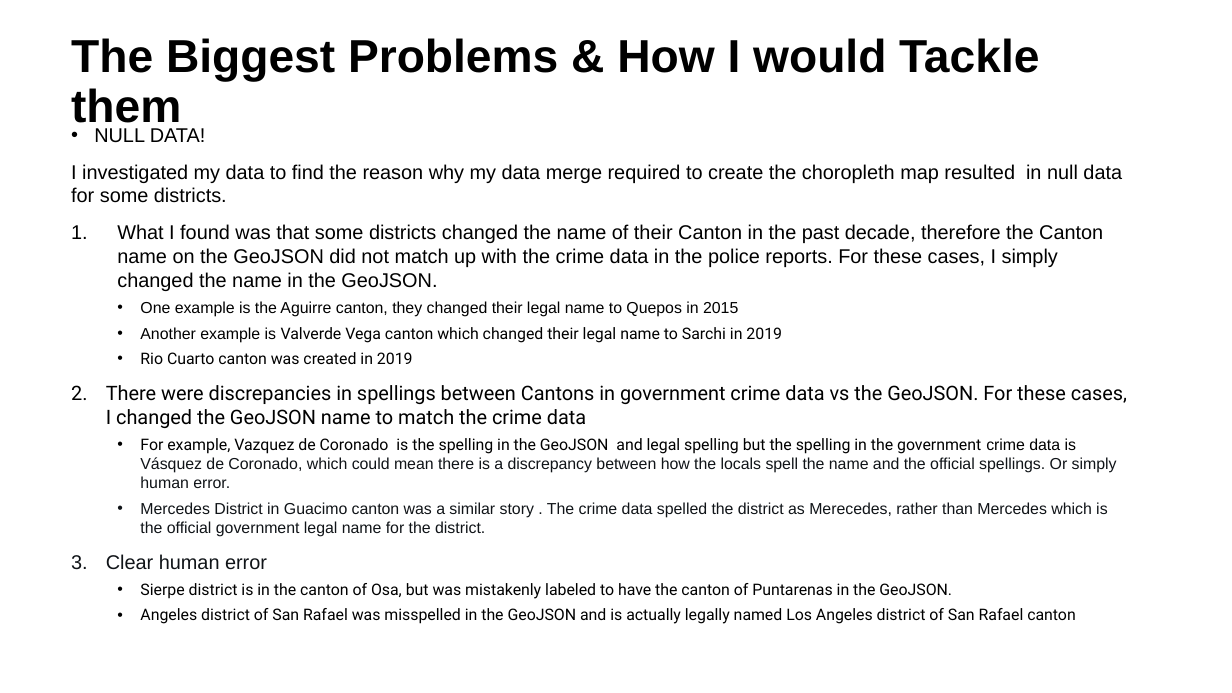
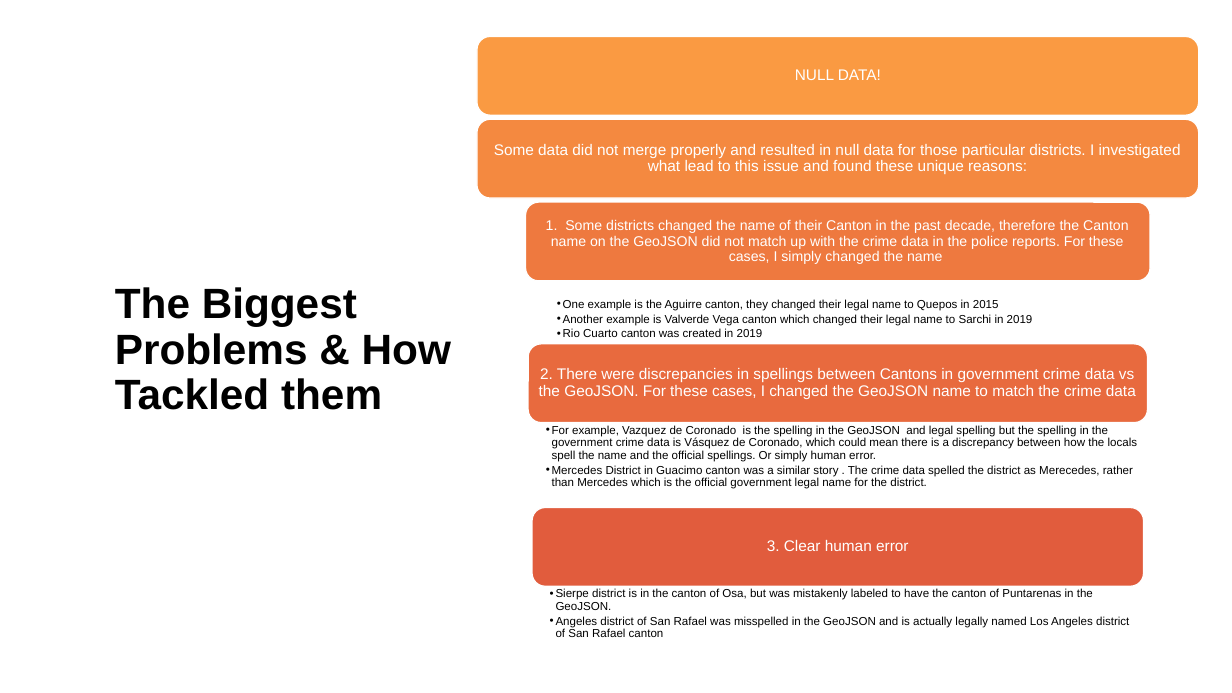
Before and after one commit to jennymorganryan/Crime-in-Costa-Rica, a slide deck: slide 6 of Costa RIca Crime Data Visualization Web Application.pptx (slide 5 before the commit). Drawn at 1232x693 pixels with LibreOffice and Linux fonts; fonts in the diff are those of the drawing. Boxes give left, top, right and bottom in pixels: in the first picture for what was removed or moved away, otherwise in the second. Text is boxed around its words. In the diff, an @@ line names an element or a change of style, - is before the commit and + after.

Commit message:
Updated Powerpoint

```diff
--- a/Costa RIca Crime Data Visualization Web Application.pptx
+++ b/Costa RIca Crime Data Visualization Web Application.pptx
@@ text removed at (71, 128, 1127, 624) @@
-• NULL DATA!
-I investigated my data to find the reason why my data merge required to create the choropleth map resulted in null data for some districts.
-1. What I found was that some districts changed the name of their Canton in the past decade, therefore the Canton name on the GeoJSON did not match up with the crime data in the police reports. For these cases, I simply changed the name in the GeoJSON.
-    • One example is the Aguirre canton, they changed their legal name to Quepos in 2015
-    • Another example is Valverde Vega canton which changed their legal name to Sarchi in 2019
-    • Rio Cuarto canton was created in 2019
-2. There were discrepancies in spellings between Cantons in government crime data vs the GeoJSON. For these cases, I changed the GeoJSON name to match the crime data
-    • For example, Vazquez de Coronado is the spelling in the GeoJSON and legal spelling but the spelling in the government crime data is Vásquez de Coronado, which could mean there is a discrepancy between how the locals spell the name and the official spellings. Or simply human error.
-    • Mercedes District in Guacimo canton was a similar story . The crime data spelled the district as Merecedes, rather than Mercedes which is the official government legal name for the district.
-3. Clear human error
-    • Sierpe district is in the canton of Osa, but was mistakenly labeled to have the canton of Puntarenas in the GeoJSON.
-    • Angeles district of San Rafael was misspelled in the GeoJSON and is actually legally named Los Angeles district of San Rafael canton
@@ title "The Biggest Problems & How ..." at (115, 287, 451, 410): vertical alignment top to bottom @@
@@ title at (115, 287, 451, 410): text changed; size 36 to 33 pt @@
-The Biggest Problems & How I would Tackle them
+The Biggest Problems & How Tackled them
@@ group added at (477, 36, 1199, 637): 8 texts, 5 rounded rectangles @@
+NULL DATA!
+Some data did not merge properly and resulted in null data for those particular districts. I investigated what lead to this issue and found these unique reasons:
+1. Some districts changed the name of their Canton in the past decade, therefore the Canton name on the GeoJSON did not match up with the crime data in the police reports. For these cases, I simply changed the name
+    • One example is the Aguirre canton, they changed their legal name to Quepos in 2015
+    • Another example is Valverde Vega canton which changed their legal name to Sarchi in 2019
+    • Rio Cuarto canton was created in 2019
+2. There were discrepancies in spellings between Cantons in government crime data vs the GeoJSON. For these cases, I changed the GeoJSON name to match the crime data
+  • For example, Vazquez de Coronado is the spelling in the GeoJSON and legal spelling but the spelling in the government crime data is Vásquez de Coronado, which could mean there is a discrepancy between how the locals spell the name and the official spellings. Or simply human error.
+  • Mercedes District in Guacimo canton was a similar story . The crime data spelled the district as Merecedes, rather than Mercedes which is the official government legal name for the district.
+3. Clear human error
+  • Sierpe district is in the canton of Osa, but was mistakenly labeled to have the canton of Puntarenas in the GeoJSON.
+  • Angeles district of San Rafael was misspelled in the GeoJSON and is actually legally named Los Angeles district of San Rafael canton
```
Also in this commit, not shown: 6 other slides changed, 1 slide added.
